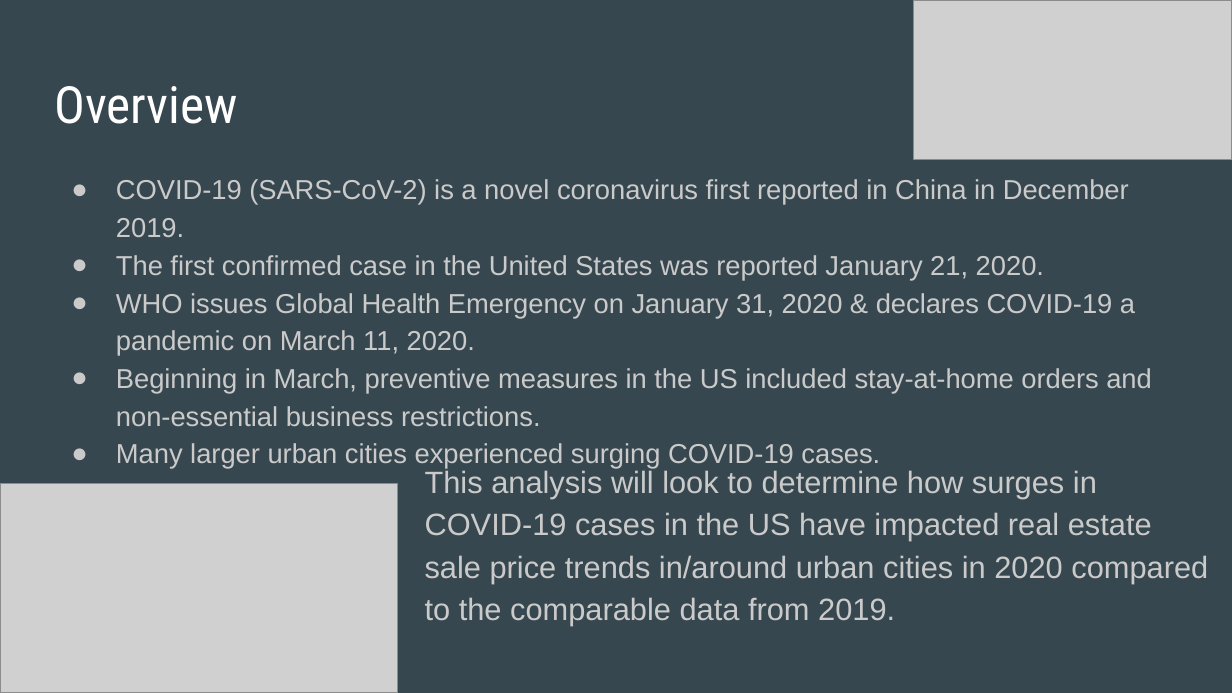
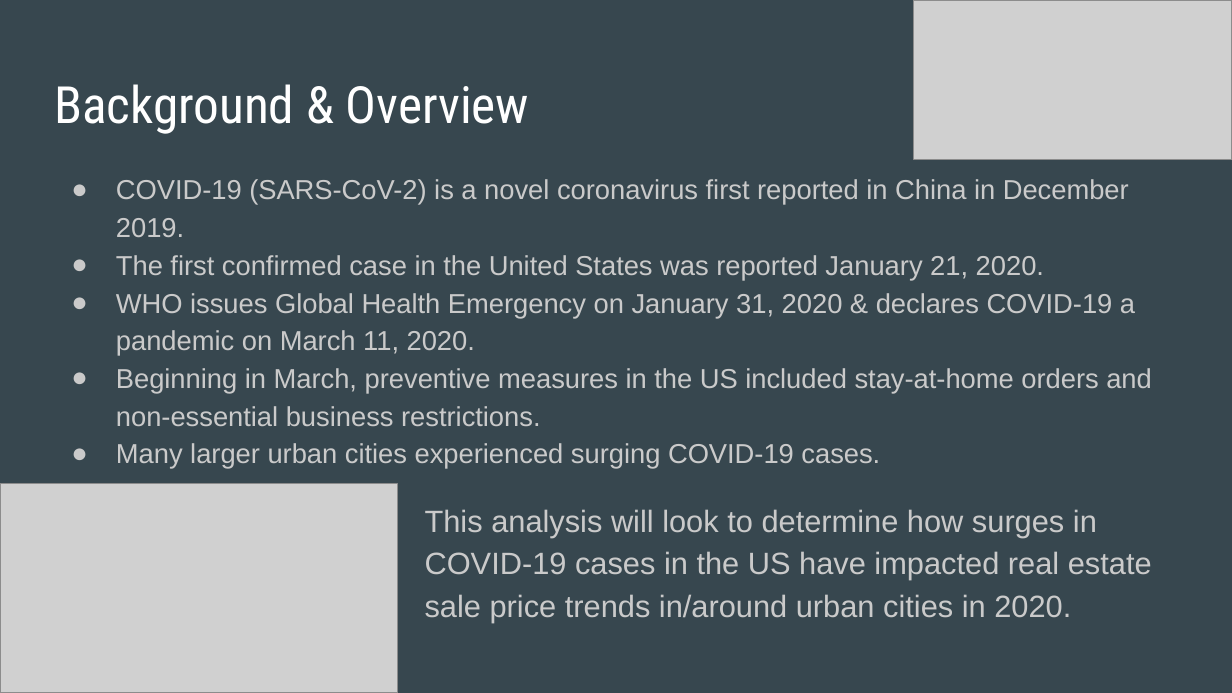
Before and after one commit to Jopinson/COVID19_Property_Pandemic, a slide deck: slide 3 of PresentationSlides.pptx. Drawn at 1232x693 pixels with LibreOffice and Linux fonts; fonts in the diff are those of the drawing; grey boxes stand for pictures. Boxes give left, top, right and bottom in pixels: in the first picture for what was removed or moved away, otherwise in the second. Text is boxed around its words. In the diff, an @@ line names an element or a change of style, - is before the commit and + after.

```diff
--- a/PresentationSlides.pptx
+++ b/PresentationSlides.pptx
@@ title at bbox=[54, 84, 530, 134]: text changed @@
-Overview
+Background & Overview
@@ text at bbox=[425, 509, 1152, 623]: text changed @@
-This analysis will look to determine how surges in COVID-19 cases in the US have impacted real estate sale price trends in/around urban cities in 2020 compared to the comparable data from 2019.
+This analysis will look to determine how surges in COVID-19 cases in the US have impacted real estate sale price trends in/around urban cities in 2020.
```
Also in this commit, not shown: 4 other slides changed, 1 slide added.
